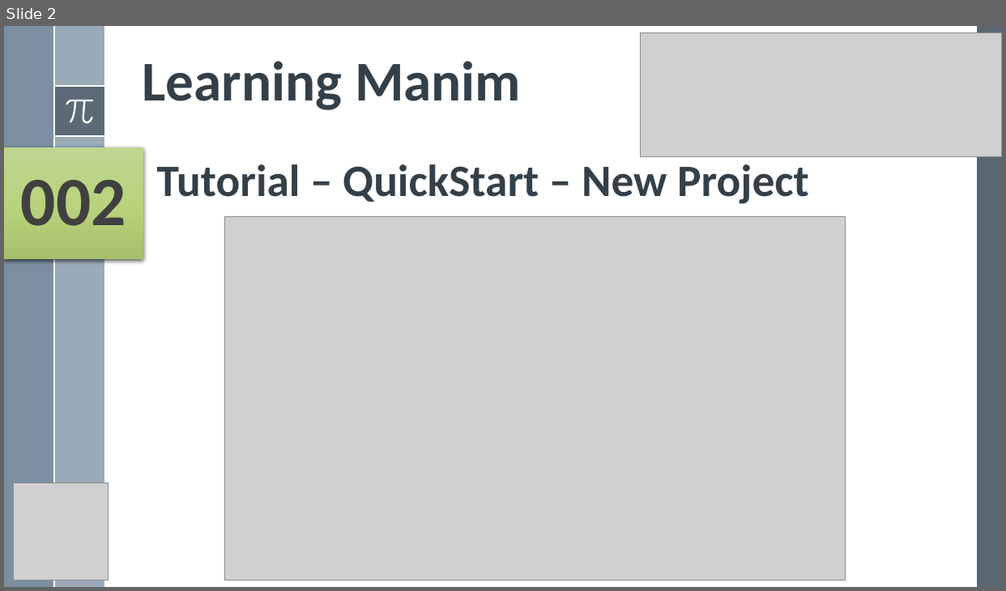
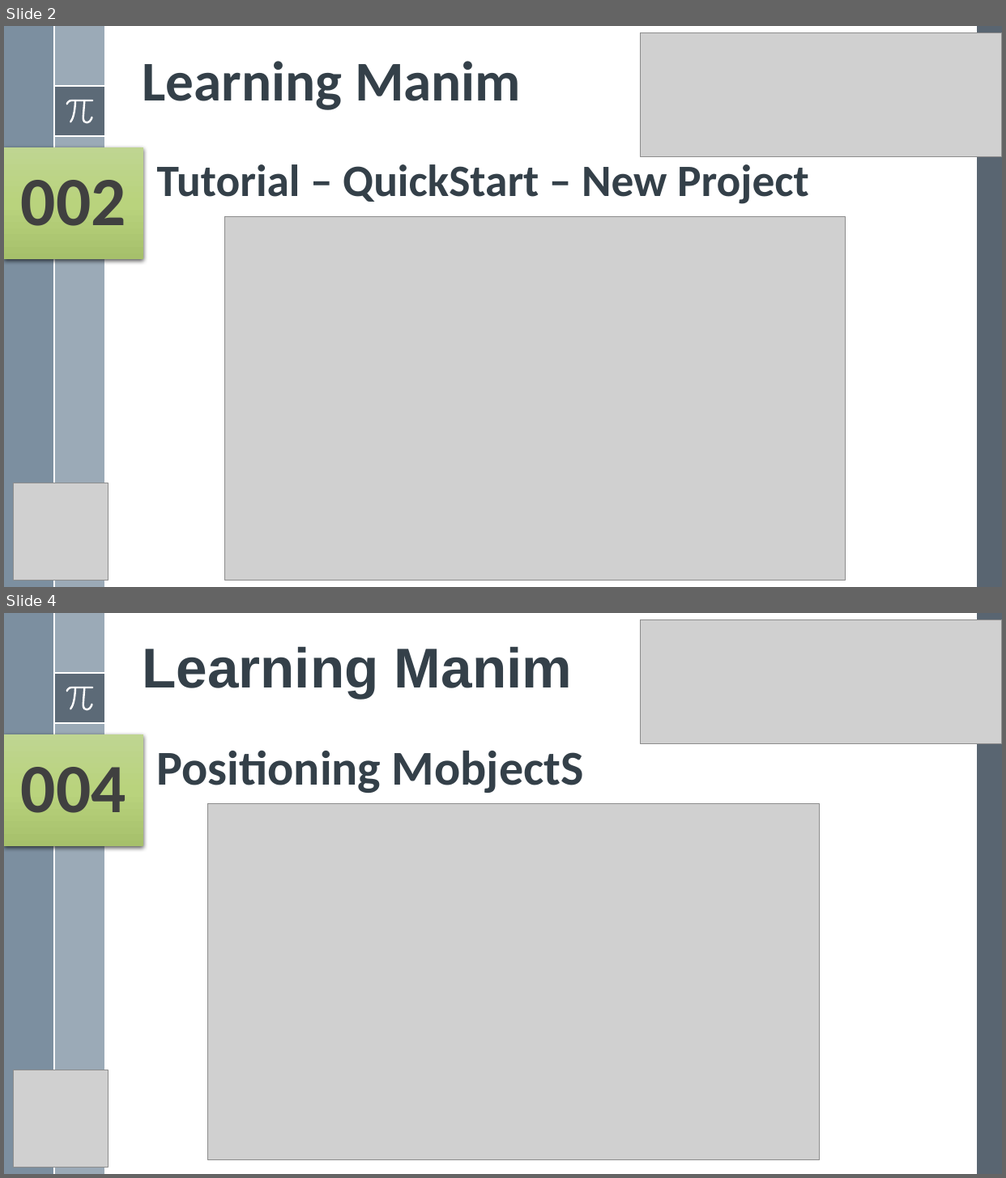
Before and after one commit to yasenstar/python, a slide deck: Manim/Learn Manim Library by Practice.pptx. Shown one above the other, each under a label of ours: slide 2 before the commit, slides 2 and 4 after it; the slides between them are not shown. The pictures are 1006x591 and 1006x1178 pixels, drawn with LibreOffice and Linux fonts; fonts in the diff are those of the drawing; grey boxes stand for pictures. Boxes give left, top, right and bottom in pixels: in the first picture for what was removed or moved away, otherwise in the second. Text is boxed around its words. In the diff, an @@ line names an element or a change of style, - is before the commit and + after.

```diff
--- a/Manim/Learn Manim Library by Practice.pptx
+++ b/Manim/Learn Manim Library by Practice.pptx
@@ slide 4 added at (x1=4, y1=613, x2=1002, y2=1174), background #FFFFFF; not listed: 8 template elements that a slide beside it also shows @@
@@ picture added at (x1=641, y1=619, x2=1002, y2=743) @@
@@ title added at (x1=142, y1=646, x2=572, y2=698), 54 pt, text #35404A, bold @@
+Learning Manim
@@ rectangle added at (x1=4, y1=735, x2=143, y2=846), fill gradient #C0D691 to #BAD47E to #A7C16B, 66.6 pt, text #404040, bold @@
+004
@@ text added at (x1=157, y1=751, x2=584, y2=793), 46.8 pt, text #35404A, bold @@
+Positioning MobjectS
@@ picture added at (x1=207, y1=804, x2=819, y2=1161) @@
@@ picture added at (x1=14, y1=1071, x2=108, y2=1167) @@
```
Also in this commit, not shown: 1 other slide added, 6 other files.
